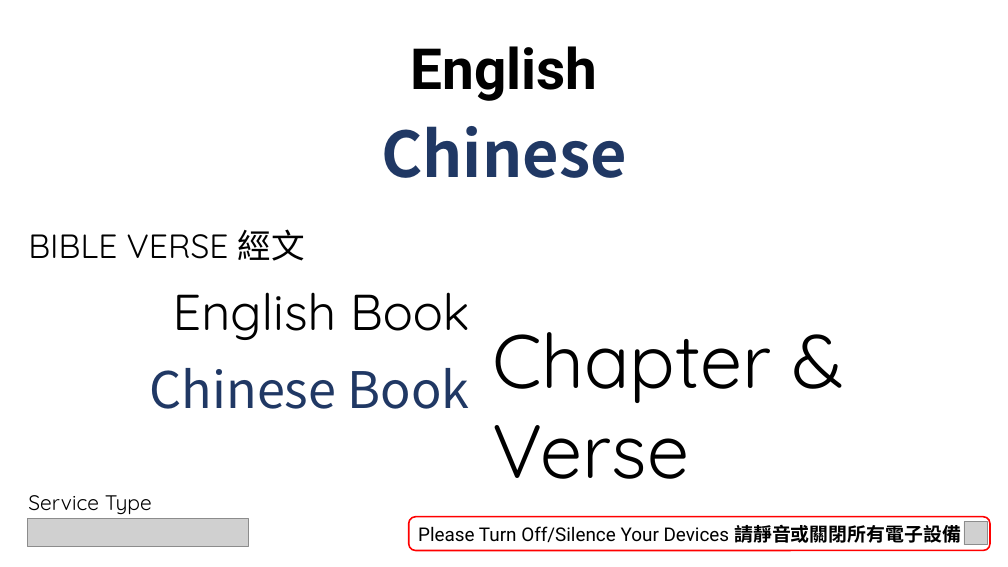
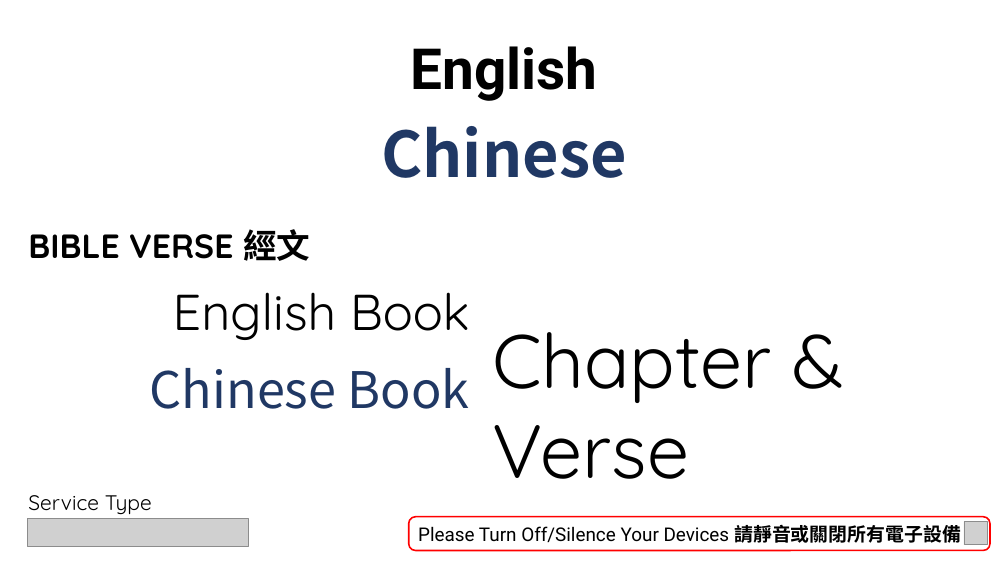
Before and after one commit to calebchanwy/tjc-powerpoint, a slide deck: slide 3 of TJCPowerPoint/Resources/ServiceWidescreen.pptx. Drawn at 1008x567 pixels with LibreOffice and Linux fonts; fonts in the diff are those of the drawing; grey boxes stand for pictures; background and template pictures are left out. Boxes give left, top, right and bottom in pixels: in the first picture for what was removed or moved away, otherwise in the second. Text is boxed around its words. In the diff, an @@ line names an element or a change of style, - is before the commit and + after.

```diff
--- a/TJCPowerPoint/Resources/ServiceWidescreen.pptx
+++ b/TJCPowerPoint/Resources/ServiceWidescreen.pptx
@@ text "BIBLE VERSE 經文" at box(28, 229, 310, 261): bold on @@
```
Also in this commit, not shown: 2 other slides changed, 18 other files.
